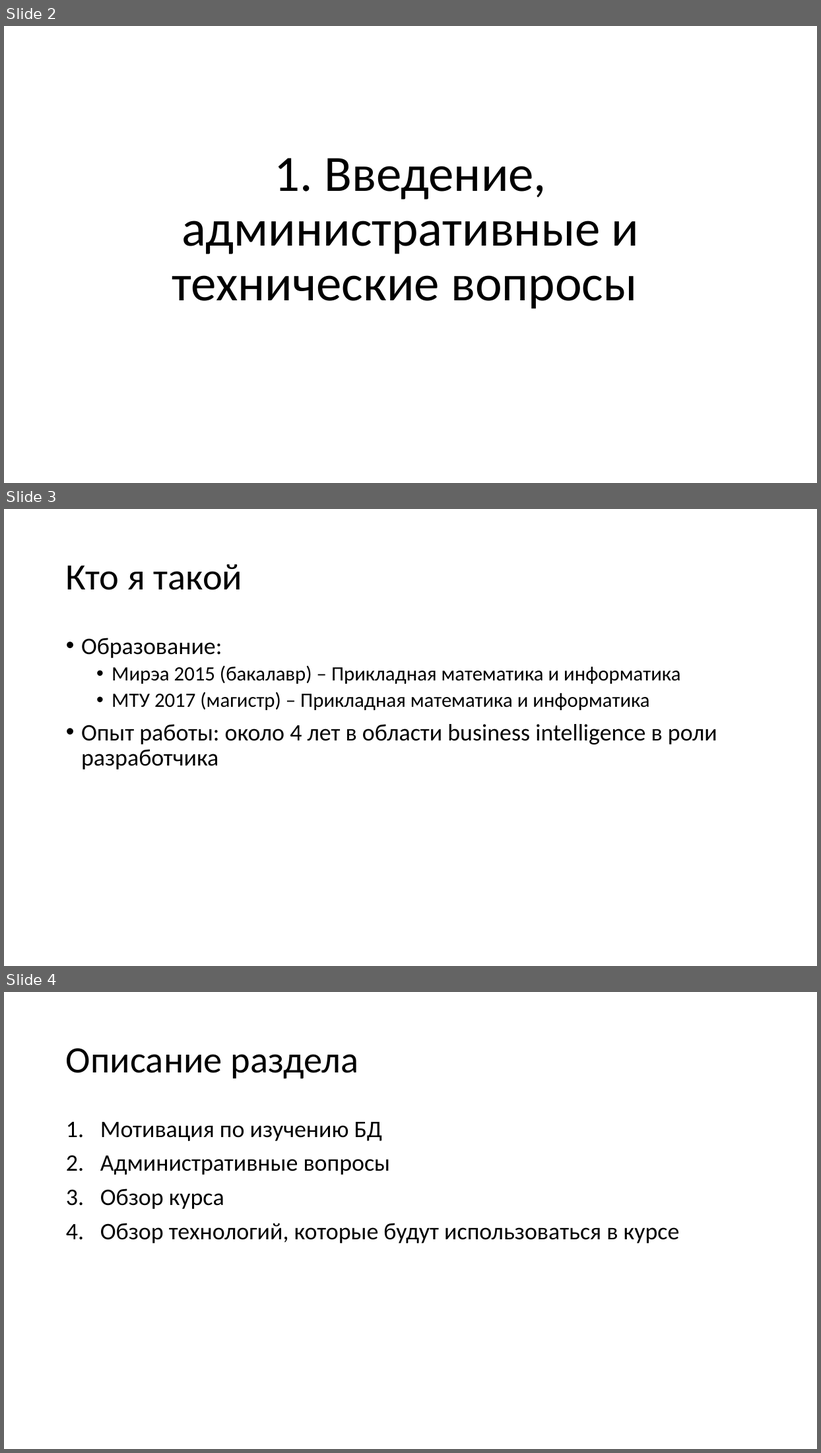
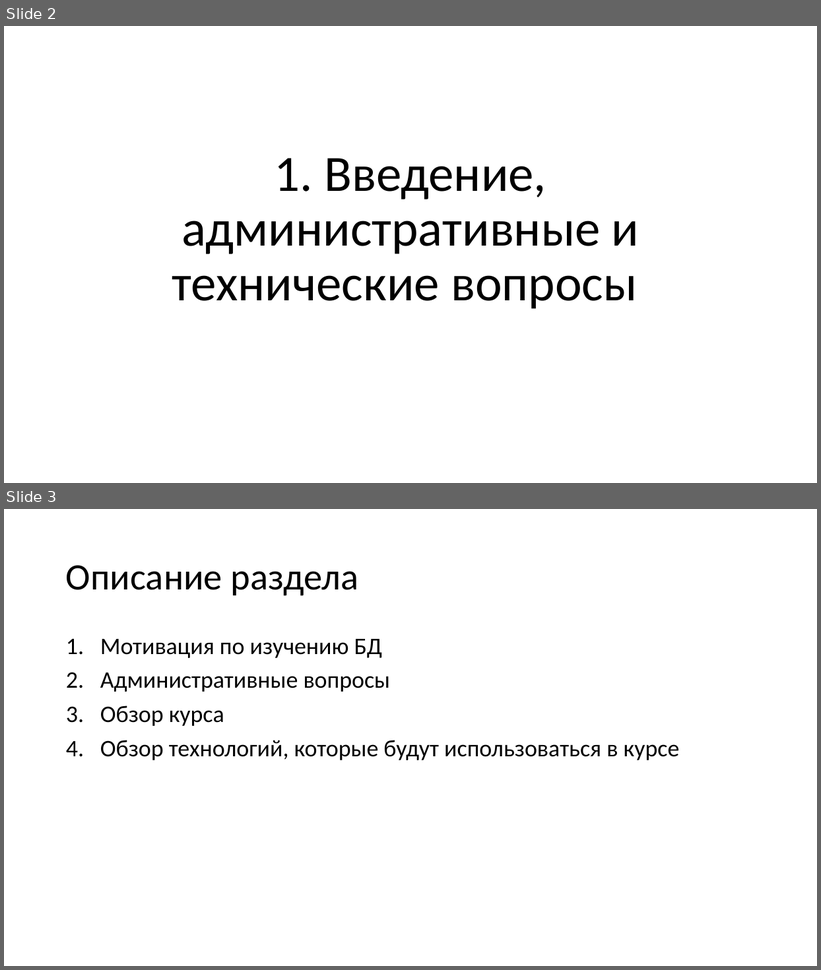
Before and after one commit to bakanchevn/DataBases_MIREA_2018-2019, a slide deck: Week1/Lec1.pptx. Shown one above the other, each under a label of ours: slides 2, 3 and 4 before the commit, slides 2 and 3 after it. The pictures are 821x1453 and 821x970 pixels, drawn with LibreOffice and Linux fonts; fonts in the diff are those of the drawing. Boxes give left, top, right and bottom in pixels: in the first picture for what was removed or moved away, otherwise in the second. Text is boxed around its words. In the diff, an @@ line names an element or a change of style, - is before the commit and + after.

```diff
--- a/Week1/Lec1.pptx
+++ b/Week1/Lec1.pptx
@@ slide 3 removed at bbox=[4, 509, 817, 966], background #FFFFFF @@
@@ title removed at bbox=[66, 564, 243, 590] @@
-Кто я такой
@@ text removed at bbox=[81, 638, 717, 770] @@
-• Образование:
-  • Мирэа 2015 (бакалавр) – Прикладная математика и информатика
-  • МТУ 2017 (магистр) – Прикладная математика и информатика
-• Опыт работы: около 4 лет в области business intelligence в роли разработчика
@@ what was slide 4 is now slide 3 @@
```
Also in this commit, not shown: 1 slide changed.
